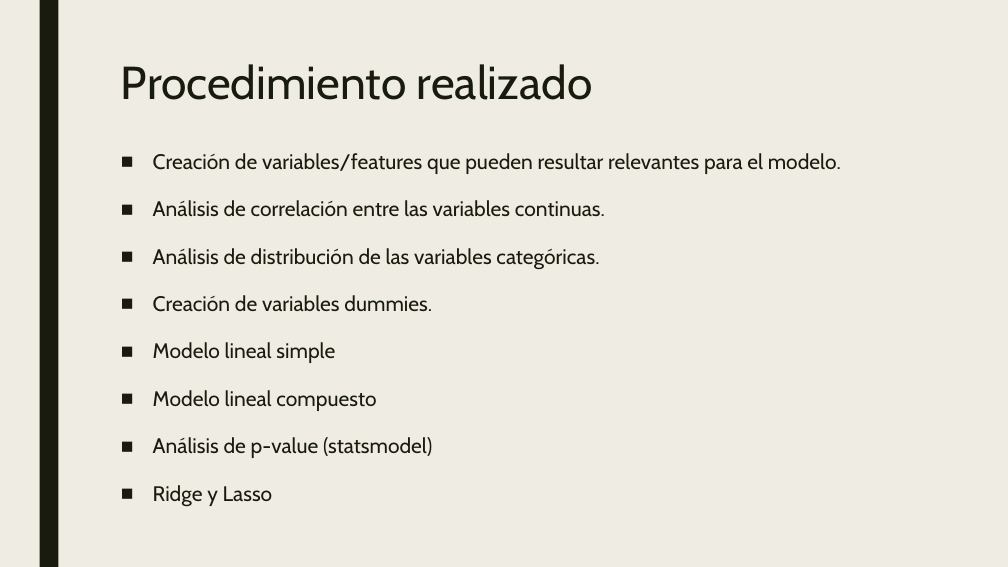
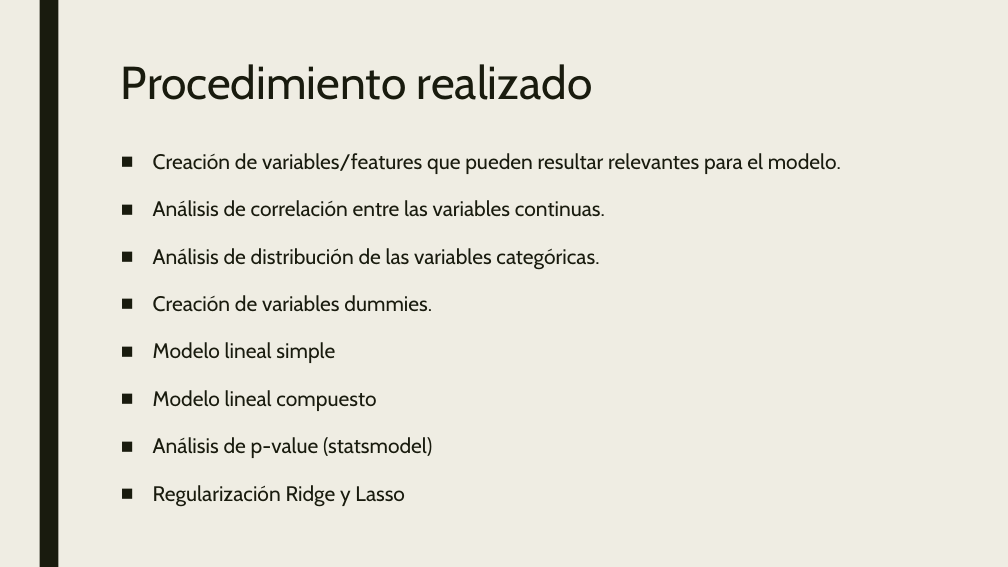
Before and after one commit to varelapablos/Desafio1-G3, a slide deck: slide 3 of Presentación - Desafio 2 - Regresión Lineal Properati.pptx. Drawn at 1008x567 pixels with LibreOffice and Linux fonts; fonts in the diff are those of the drawing. Boxes give left, top, right and bottom in pixels: in the first picture for what was removed or moved away, otherwise in the second. Text is boxed around its words. In the diff, an @@ line names an element or a change of style, - is before the commit and + after.

```diff
--- a/Presentación - Desafio 2 - Regresión Lineal Properati.pptx
+++ b/Presentación - Desafio 2 - Regresión Lineal Properati.pptx
@@ text at (x1=153, y1=485, x2=405, y2=507): text changed @@
-■ Ridge y Lasso
+■ Regularización Ridge y Lasso
```
Also in this commit, not shown: 11 other slides changed, 3 slides added, 4 slides removed, 1 other file.
